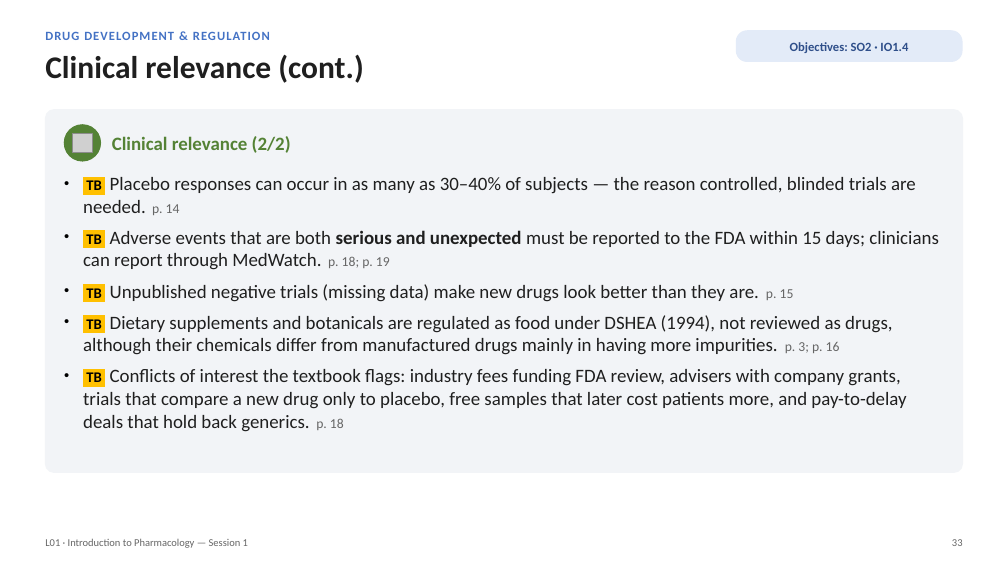
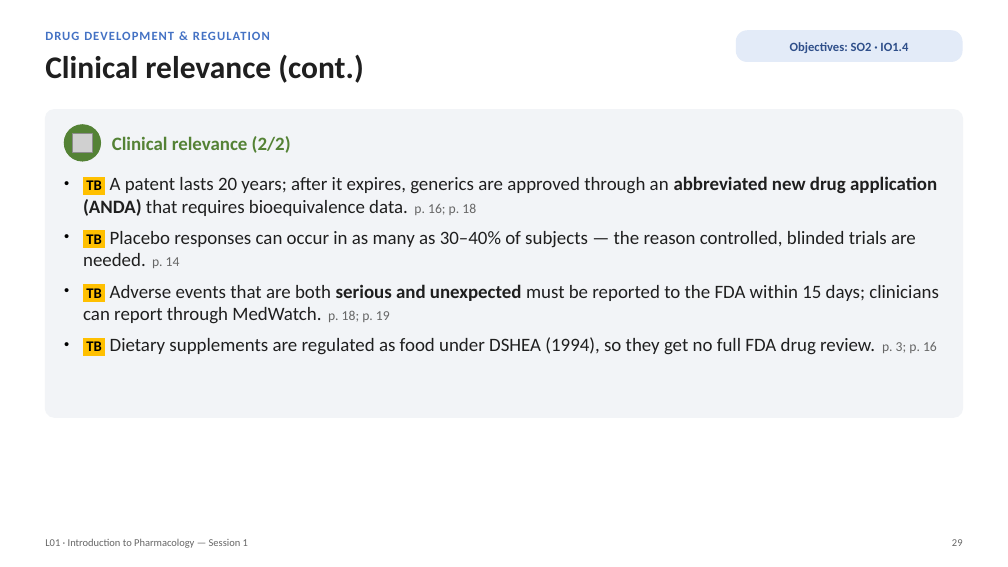
Before and after one commit to bishwokrit/DPAS-Pharm, a slide deck: slide 29 of docs/L01/L01_Unit_1_Introduction_to_Pharmacology_Session_1_study_deck.pptx (slide 33 before the commit). Drawn at 1008x567 pixels with LibreOffice and Linux fonts; fonts in the diff are those of the drawing; grey boxes stand for pictures. Boxes give left, top, right and bottom in pixels: in the first picture for what was removed or moved away, otherwise in the second. Text is boxed around its words. In the diff, an @@ line names an element or a change of style, - is before the commit and + after.

```diff
--- a/docs/L01/L01_Unit_1_Introduction_to_Pharmacology_Session_1_study_deck.pptx
+++ b/docs/L01/L01_Unit_1_Introduction_to_Pharmacology_Session_1_study_deck.pptx
@@ rounded rectangle: place and size @@
-rounded rectangle at box(45, 110, 963, 473)
+rounded rectangle at box(45, 110, 963, 417)
@@ rounded rectangle at box(45, 110, 963, 417): proportions changed @@
@@ text at box(83, 176, 937, 216): paragraph added @@
+• TB A patent lasts 20 years; after it expires, generics are approved through an abbreviated new drug application (ANDA) that requires bioequivalence data. p. 16; p. 18
@@ text at box(86, 337, 937, 355): text changed @@
-• TB Unpublished negative trials (missing data) make new drugs look better than they are. p. 15
-• TB Dietary supplements and botanicals are regulated as food under DSHEA (1994), not reviewed as drugs, although their chemicals differ from manufactured drugs mainly in having more impurities. p. 3; p. 16
-• TB Conflicts of interest the textbook flags: industry fees funding FDA review, advisers with company grants, trials that compare a new drug only to placebo, free samples that later cost patients more, and pay-to-delay deals that hold back generics. p. 18
+• TB Dietary supplements are regulated as food under DSHEA (1994), so they get no full FDA drug review. p. 3; p. 16
```
Also in this commit, not shown: 102 other slides changed, 1 slide added, 26 slides removed, 46 other files.
